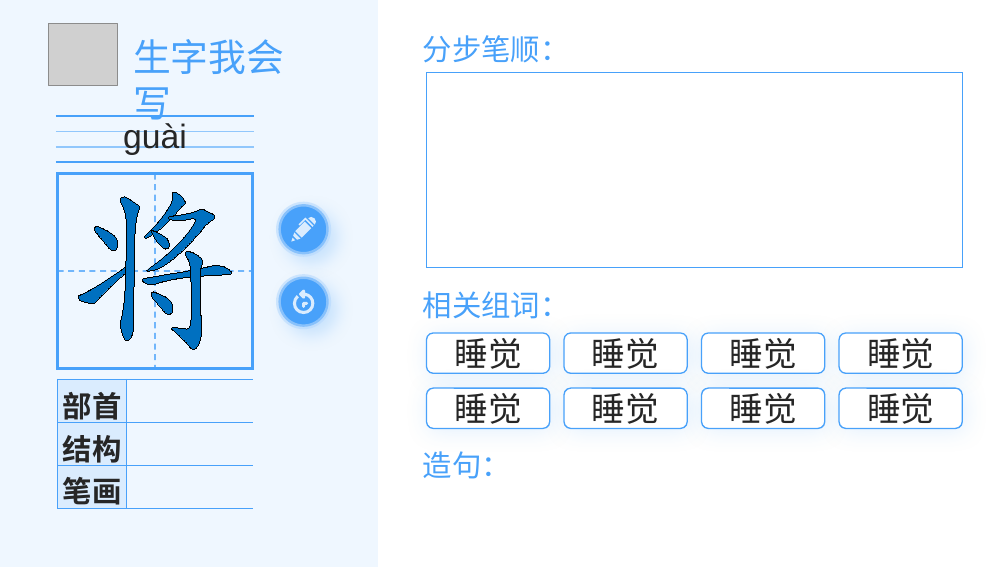
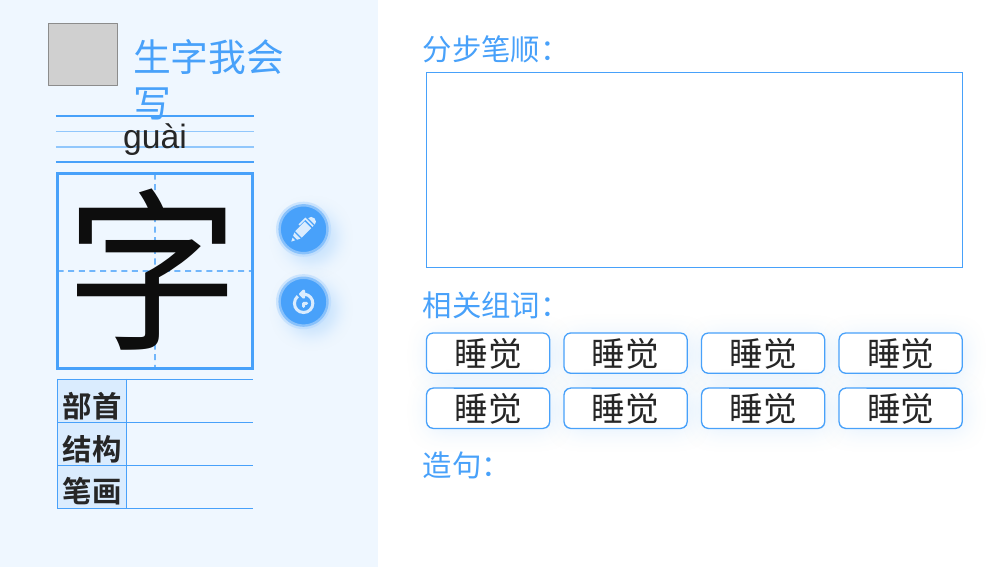
Before and after one commit to Andykjb6/Quick-Rubik-Cube-PPT-Plugin, a slide deck: slide 1 of Resources/生字教学.pptx. Drawn at 1008x567 pixels with LibreOffice and Linux fonts; fonts in the diff are those of the drawing; grey boxes stand for pictures. Boxes give left, top, right and bottom in pixels: in the first picture for what was removed or moved away, otherwise in the second. Text is boxed around its words. In the diff, an @@ line names an element or a change of style, - is before the commit and + after.

```diff
--- a/Resources/生字教学.pptx
+++ b/Resources/生字教学.pptx
@@ text added at [65, 161, 239, 370], 166 pt, text #0D0D0D @@
+字
@@ group removed at [79, 192, 231, 350]: 9 freeform shapes @@
```
Also in this commit, not shown: 6 other files.
